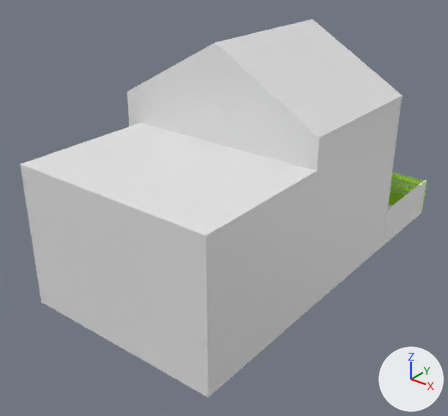
What one commit did to the FBX model modelaje/blocking_assets/relleno2_st.fbx.
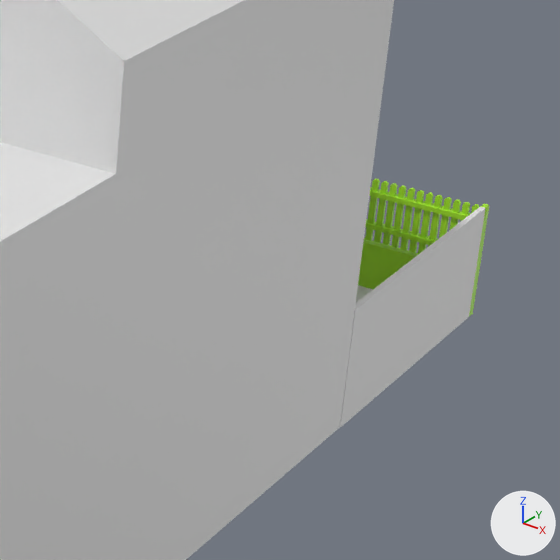
Old and new are each drawn whole from a 50 mm lens placed at (10.44, -15.43, 9.62), pointed at (0.3, -2.76, 1.77) and again close up on the part from 63% to 100% of the width and 29% to 69% of the height. The axes (+X, +Y, +Z) are drawn at lower right. The lights are the same throughout. Vertices at the same position are counted once.

Objects in the first close-up: 'relleno2', 'relleno2.002'.
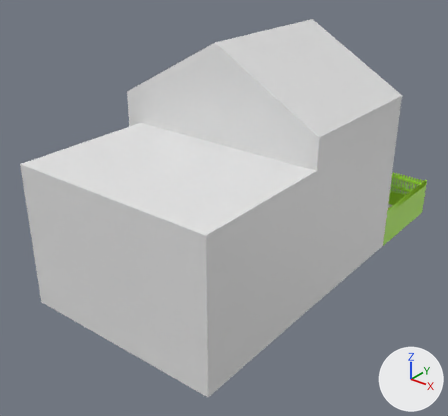
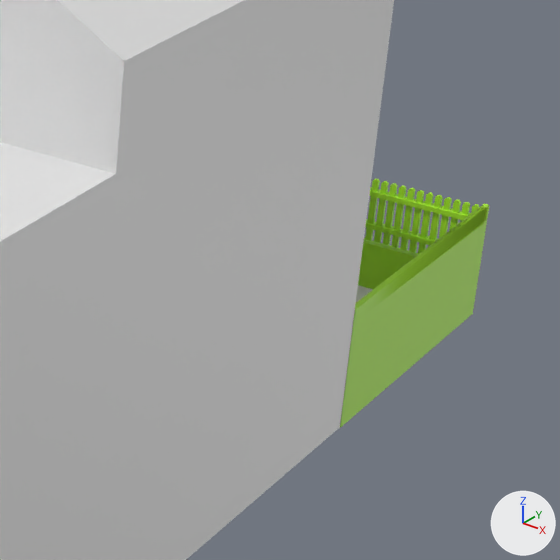
Edits to the bpy script that builds the scene:
```text
Change me_cube_074:
    used by ob_relleno2_002; location = (0.0, 0.0, 0.0)
    remove me_cube_074.from_pydata(...)  # 3218 vertices, 3166 faces; spans x 0.75..3.65, y 1.18..4.16, z -0.04..1.22
    add me_cube_074.from_pydata(...)  # 3232 vertices, 3180 faces; spans x 0.75..3.65, y 1.09..4.16, z -0.04..1.22
    me_cube_074 part 1
    20 faces are deleted
    2 vertices move within x 3.08, y 1.76, z 0.11
    14 new vertices lie (0.0, -2.97, 0.0) away from vertices in x 3.6..3.65, y 4.06, z 0.0..1.22
    34 new faces join them
Change me_cube_072:
    used by ob_relleno2; location = (0.0, 0.0, 0.0)
    remove me_cube_072.from_pydata(...)  # 259 vertices, 223 faces; spans x -2.76..3.67, y -7.55..4.1, z 0.0..6.62
    add me_cube_072.from_pydata(...)  # 231 vertices, 203 faces; spans x -2.76..3.67, y -7.55..4.1, z 0.0..6.62
    me_cube_072 part 2
    28 vertices are removed from x 3.6..3.65, y 1.09..4.06, z 0.0..1.22
    23 faces are deleted
    1 vertex moves within x 3.65, y 1.09, z 0.0
    3 new faces join them
```

Boxes [x1, y1, x2, y2] around the edits, measured in the close-ups (560 x 560 px):
part 1 of me_cube_074, built on (green)
    after: [340, 207, 485, 427]
part 2 of me_cube_072, cut back
    before: [337, 207, 485, 429]
    after: [337, 298, 356, 429]
